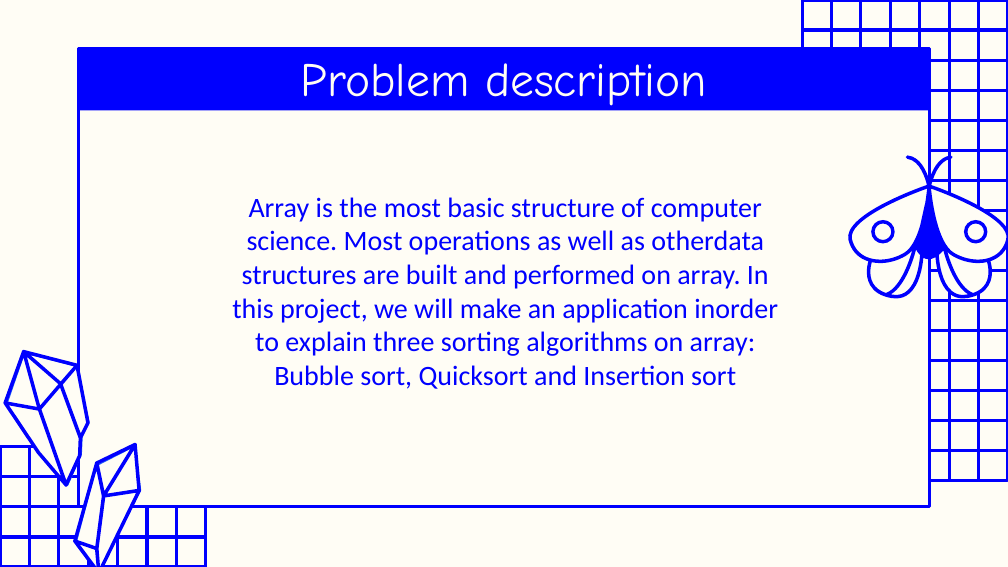
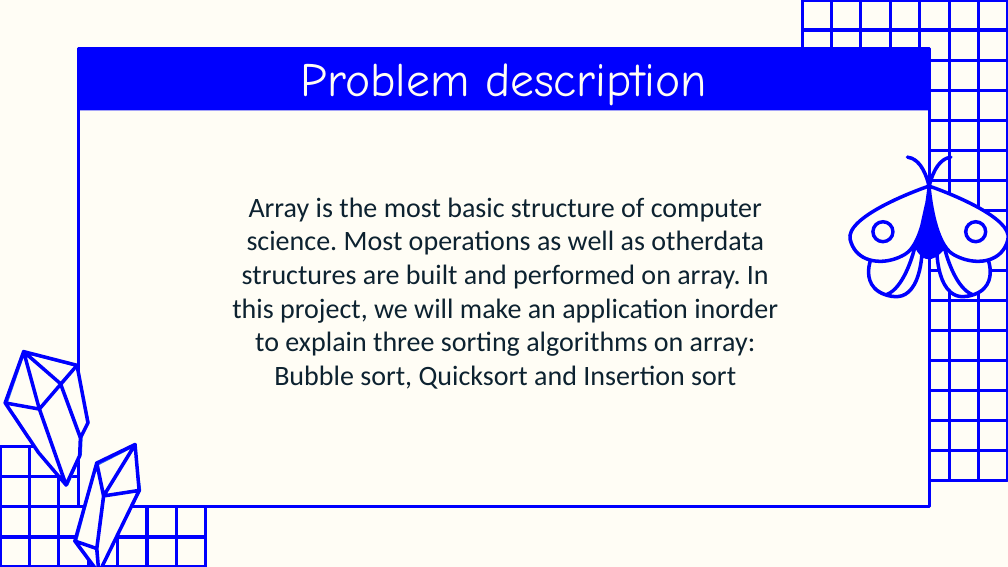
Before and after one commit to thanhlam104/Sorting-Algorithm-Visualization, a slide deck: slide 3 of Presentation/Presentation_OOP_team10.pptx. Drawn at 1008x567 pixels with LibreOffice and Linux fonts; fonts in the diff are those of the drawing; background and template pictures are left out. Boxes give left, top, right and bottom in pixels: in the first picture for what was removed or moved away, otherwise in the second. Text is boxed around its words. In the diff, an @@ line names an element or a change of style, - is before the commit and + after.

```diff
--- a/Presentation/Presentation_OOP_team10.pptx
+++ b/Presentation/Presentation_OOP_team10.pptx
@@ subtitle "Array is the most basic ..." at (232,197,778,389): text colour #0000FE to #0D2230 @@
```
Also in this commit, not shown: 1 other slide changed.
